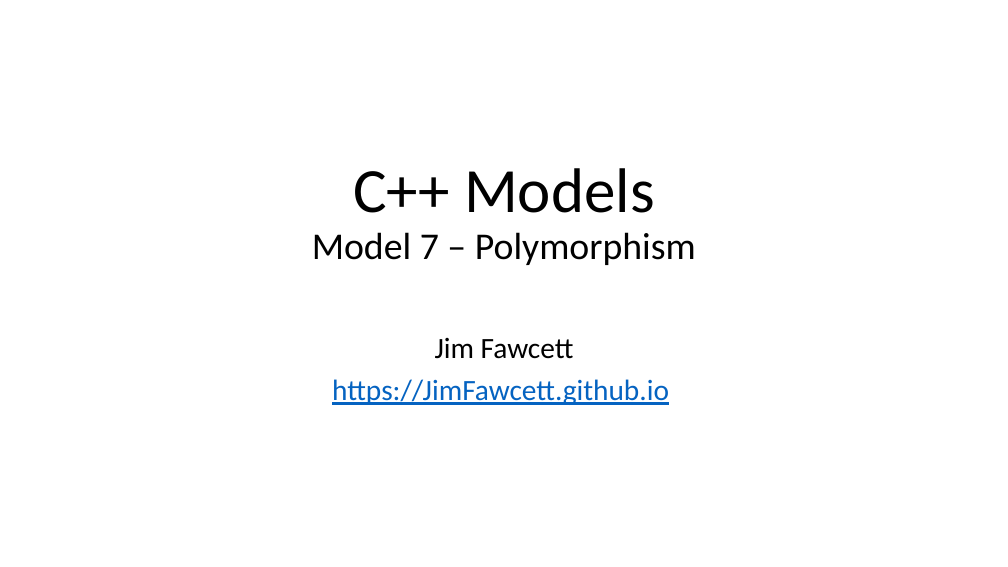
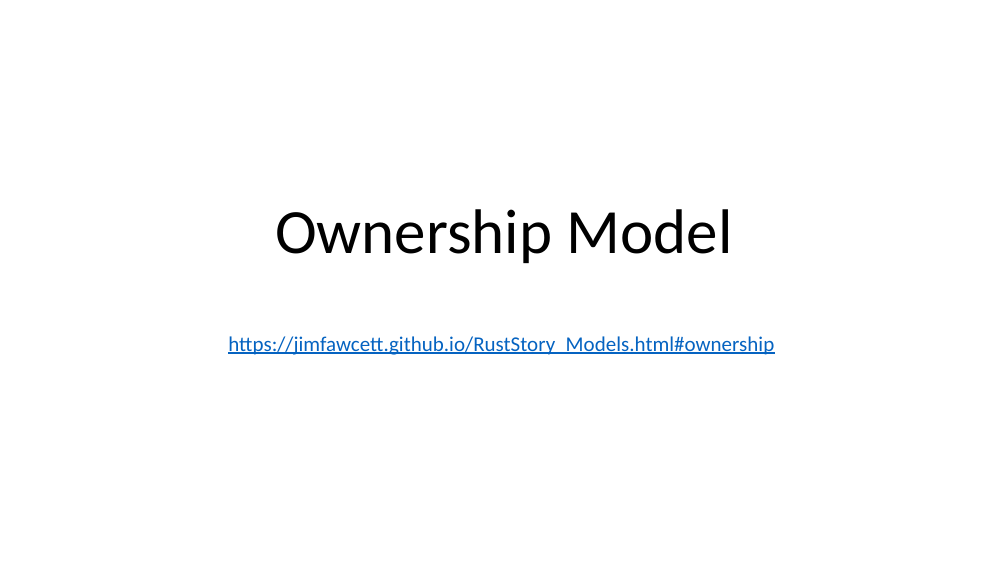
Before and after one commit to JimFawcett/JimFawcett.github.io, a slide deck: slide 13 of Resources/RustModels.pptx (slide 32 before the commit). Drawn at 1008x567 pixels with LibreOffice and Linux fonts; fonts in the diff are those of the drawing. Boxes give left, top, right and bottom in pixels: in the first picture for what was removed or moved away, otherwise in the second. Text is boxed around its words. In the diff, an @@ line names an element or a change of style, - is before the commit and + after.

Commit message:
add links, finished RustModels

```diff
--- a/Resources/RustModels.pptx
+++ b/Resources/RustModels.pptx
@@ title at [275,209,733,263]: text changed; size 36 to 60 pt @@
-C++ Models
-Model 7 – Polymorphism
+Ownership Model
@@ subtitle at [228,336,774,355]: text changed; size 28 to 20 pt @@
-Jim Fawcett
-https://JimFawcett.github.io
+https://jimfawcett.github.io/RustStory_Models.html#ownership
```
Also in this commit, not shown: 21 other slides changed, 16 slides added, 13 slides removed, 9 other files.
